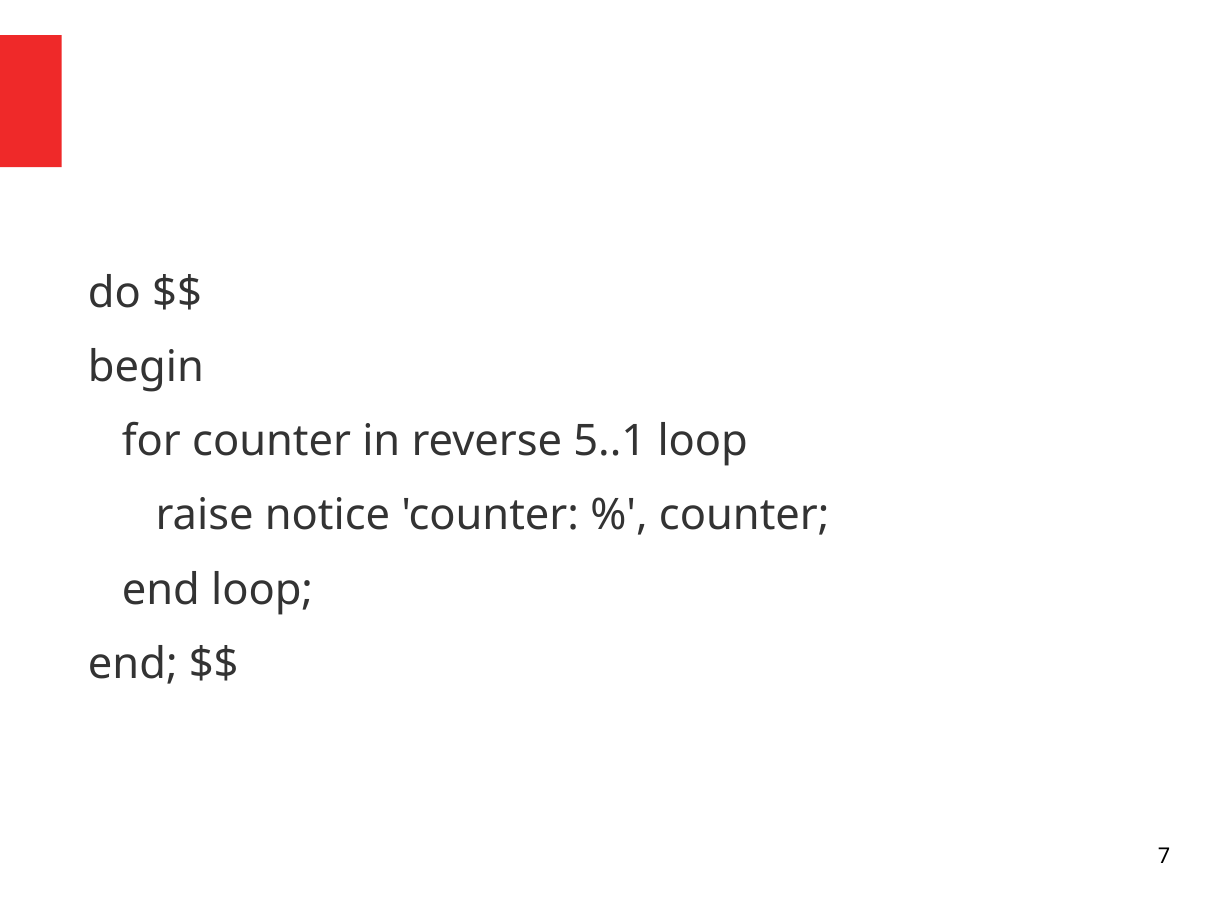
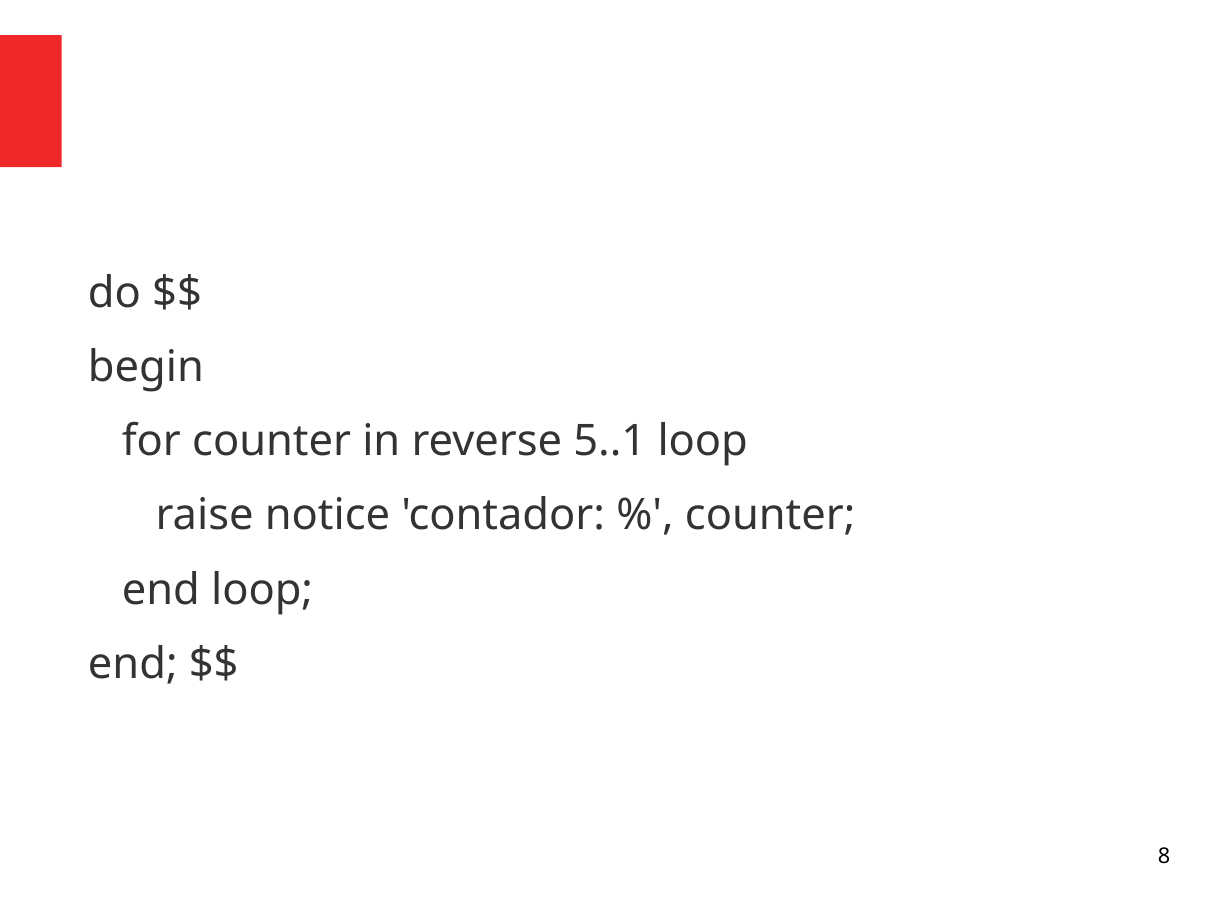
Before and after one commit to viniciusalveshax/aulas, a slide deck: slide 8 of banco-de-dados-2/05-pl_sql_2/bd2-05-plpgsql-tipos.odp (slide 7 before the commit). Drawn at 1232x924 pixels with LibreOffice and Linux fonts; fonts in the diff are those of the drawing. Boxes give left, top, right and bottom in pixels: in the first picture for what was removed or moved away, otherwise in the second. Text is boxed around its words. In the diff, an @@ line names an element or a change of style, - is before the commit and + after.

```diff
--- a/banco-de-dados-2/05-pl_sql_2/bd2-05-plpgsql-tipos.odp
+++ b/banco-de-dados-2/05-pl_sql_2/bd2-05-plpgsql-tipos.odp
@@ text at [156,496,855,535]: text changed @@
-raise notice 'counter: %', counter;
+raise notice 'contador: %', counter;
@@ page number at [1158,847,1170,864]: text changed @@
-7
+8
```
Also in this commit, not shown: 1 other slide changed, 1 slide added, 1 other file.
